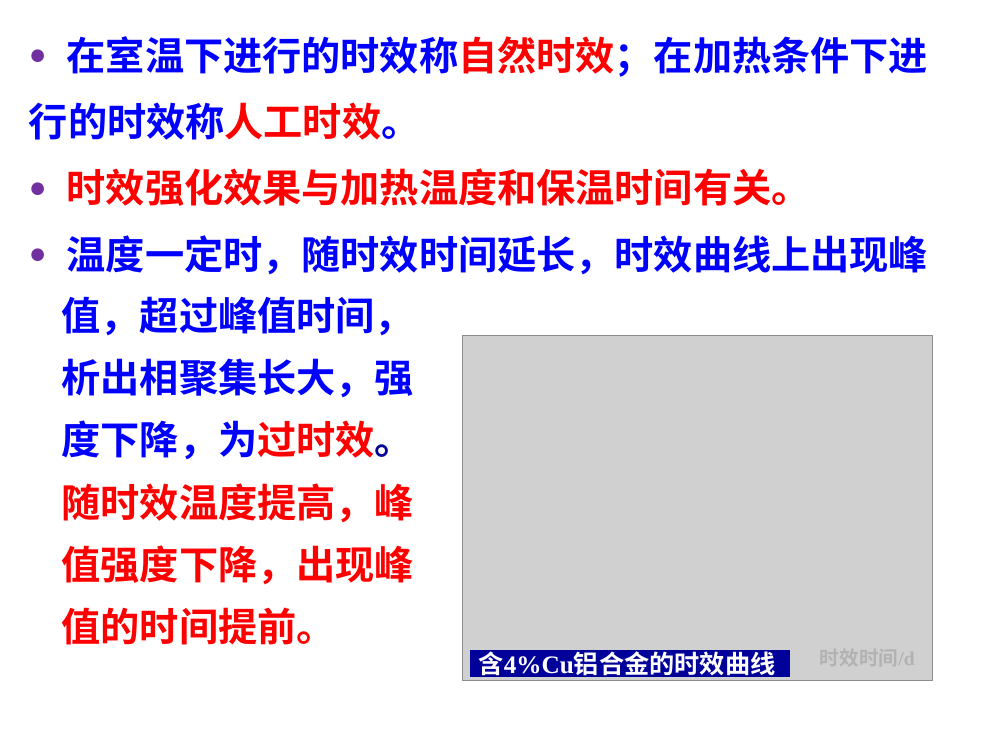
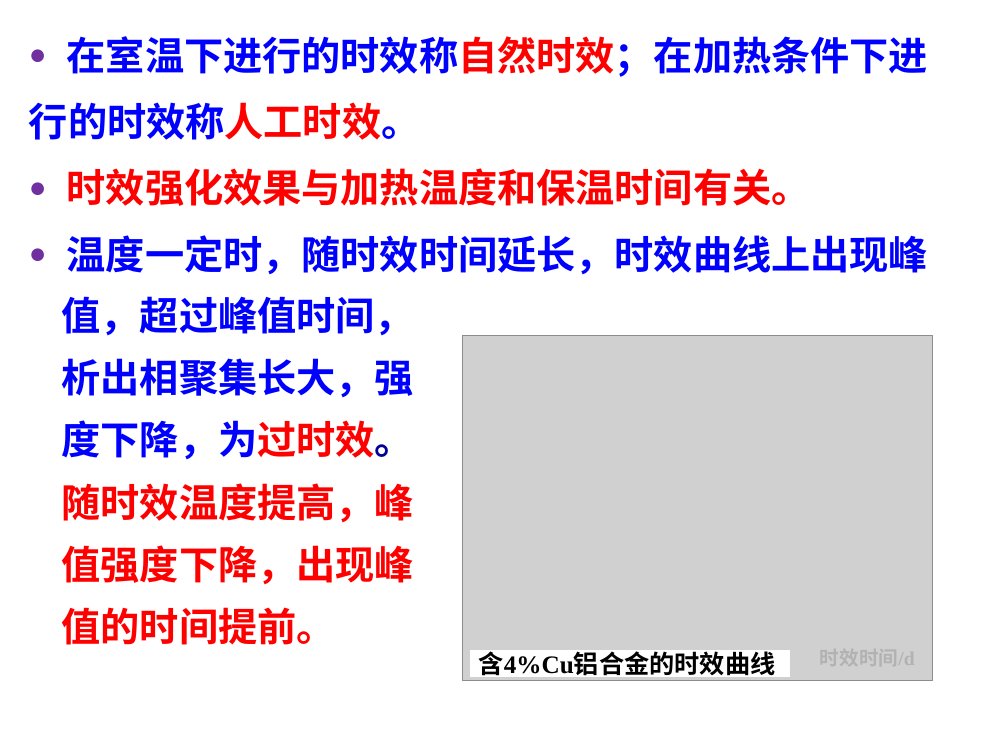
Before and after one commit to zjuatri/ZJU_Courses, a slide deck: slide 46 of 工程材料/ppt/工程材料2024.6.3.ppt. Drawn at 1008x756 pixels with LibreOffice and Linux fonts; fonts in the diff are those of the drawing; grey boxes stand for pictures. Boxes give left, top, right and bottom in pixels: in the first picture for what was removed or moved away, otherwise in the second. Text is boxed around its words. In the diff, an @@ line names an element or a change of style, - is before the commit and + after.

```diff
--- a/工程材料/ppt/工程材料2024.6.3.ppt
+++ b/工程材料/ppt/工程材料2024.6.3.ppt
@@ rectangle "含4%Cu铝合金的时效曲线" at [471, 651, 790, 676]: text colour #FFFFFF to #000000; fill #010199 to #FFFFFF; outline #010199 0.74 pt to #FFFFFF 0.74 pt @@
```
Also in this commit, not shown: 14 other files.
